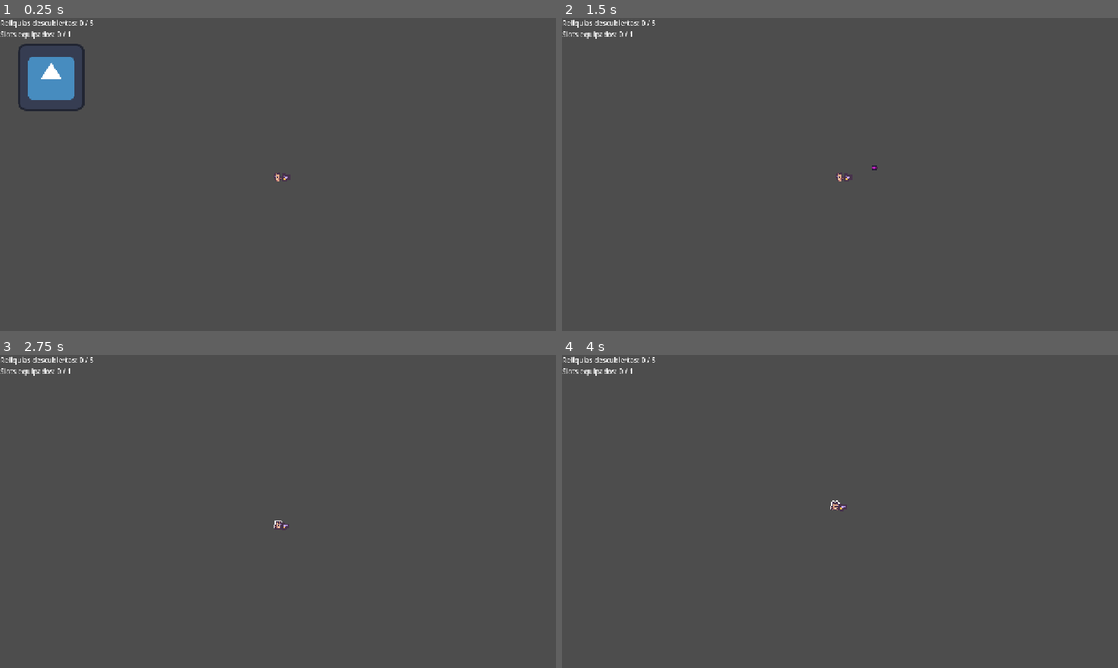
Above: before the commit, frames 1-4 (two rows, left to right).
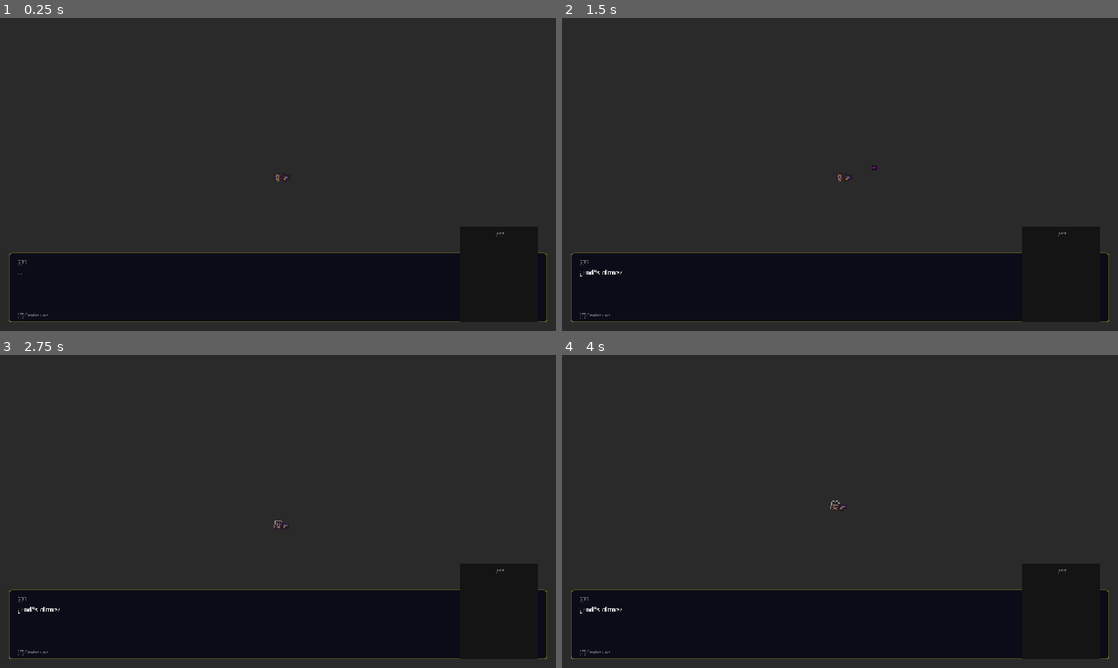
Above: after the commit, the same moments.

Repository: Aigen1111/ReliquiasPerdidas
Game: Godot game, scene res://Scenes/Tutorial/Tutorial_Intro.tscn
Two runs of this game, one before a commit and one after it. Both use one fixed random seed, a clock stepped at 60 frames per second and the inputs below. Before the commit the project starts from res://Scenes/Lobby.tscn. The engine's default icon, where the game draws it, is replaced by a stand-in: a white triangle on a blue panel in a dark square.
Inputs (mouse positions are in pixels of both pictures, inside the frame that each line leads up to):
- Up to frame 1 (0.25 s): no input
- Up to frame 2 (1.5 s): tap Enter at 0.5 s; move the mouse to (962, 158) at 0.52 s; hold D (move_right) 0.53-1.28 s; hold E (interact) 0.53-1.28 s; move the mouse to (728, 190) at 1.27 s; hold S (move_down) from 1.28 s (still down); click (728, 190) at 1.35 s
- Up to frame 3 (2.75 s): move the mouse to (333, 442) at 2.02 s; release S (move_down) at 2.03 s; hold D (move_right) from 2.03 s (still down); hold Mouse wheel down (mousewheel_down) from 2.03 s (still down)
- Up to frame 4 (4 s): tap Space at 2.75 s; move the mouse to (812, 574) at 2.77 s; release D (move_right) at 2.78 s; release Mouse wheel down (mousewheel_down) at 2.78 s; hold W (move_up) 2.78-3.53 s; tap Mouse wheel up (mousewheel_up) at 2.85 s; move the mouse to (1006, 558) at 3.52 s; hold A (move_left) from 3.53 s (still down); tap Shift (shift) at 3.6 s

The runs differ from the first frame. In frame 1, 100% of the frame differs, in the area x 0-100%, y 0-100%; in frame 2, 100%; in frame 3, 100%; in frame 4, 100%.

Commit message:
feat: tutorial intro scene setup with Sibö dialogue
Sets up Tutorial_Intro.tscn with Player, TileMapLayer and ExitTrigger.
Merges intro and movement zones into one scene — player has full control
while reading Sibö's opening dialogue. Removes Tutorial_Movement as a
separate zone. Tutorial flow is now 4 scenes: Intro → Dash → Shooting
→ Relics.

Next Scene points to Tutorial_Dash.tscn.

Diff:
--- a/Scenes/Tutorial/Tutorial_Intro.gd
+++ b/Scenes/Tutorial/Tutorial_Intro.gd
@@ -1,5 +1,5 @@
-# Tutorial_Intro.gd — Zona 1: Introducción e historia
-# next_scene: res://Scenes/Tutorial/Tutorial_Movement.tscn
+# Tutorial_Intro.gd — Zona 1: Historia + movimiento libre
+# Next Scene: res://Scenes/Tutorial/Tutorial_Dash.tscn
 extends "res://Scenes/Tutorial/TutorialBase.gd"
 
 func _get_intro_lines() -> Array:
@@ -7,8 +7,9 @@
 		"...",
 		"¿Podés oírme?",
 		"Encontraste el collar en Talamanca. Eso no fue accidente.",
+		"Los planos están corrompidos. Necesito tu ayuda para limpiarlos.",
 		"No puedo revelarte quién soy todavía. Hay algo que debés encontrar primero.",
-		"Por ahora... seguí el camino.",
+		"Por ahora... explorá este lugar. Usá WASD para moverte.",
 	]
 
 func _on_intro_finished() -> void:
--- a/Scenes/Tutorial/Tutorial_Intro.tscn
+++ b/Scenes/Tutorial/Tutorial_Intro.tscn
@@ -1,3 +1,42 @@
 [gd_scene format=3 uid="uid://buyvmbrcvqt05"]
 
+[ext_resource type="Script" uid="uid://bb86ywexyqk6r" path="res://Scenes/Tutorial/Tutorial_Intro.gd" id="1_5fyyr"]
+[ext_resource type="PackedScene" uid="uid://wsdxy4neg7q4" path="res://Player/player.tscn" id="2_y4y12"]
+
+[sub_resource type="CircleShape2D" id="CircleShape2D_g4v7s"]
+radius = 32.0
+
 [node name="TutorialIntro" type="Node2D" unique_id=629927419]
+script = ExtResource("1_5fyyr")
+next_scene = "res://Scenes/Tutorial/Tutorial_Dash.tscn"
+
+[node name="TileMapLayer" type="TileMapLayer" parent="." unique_id=516184998]
+
+[node name="Player" parent="." unique_id=591215505 instance=ExtResource("2_y4y12")]
+position = Vector2(598, 616.00006)
+
+[node name="ExitTrigger" type="Area2D" parent="." unique_id=1269927935]
+position = Vector2(594, 106)
+collision_layer = 0
+collision_mask = 2
+
+[node name="CollisionShape2D" type="CollisionShape2D" parent="ExitTrigger" unique_id=1692466664]
+position = Vector2(3, 13)
+shape = SubResource("CircleShape2D_g4v7s")
+
+[node name="ColorRect" type="ColorRect" parent="ExitTrigger" unique_id=441729811]
+offset_left = -24.0
+offset_top = -36.0
+offset_right = 24.0
+offset_bottom = 36.0
+offset_transform_position = Vector2(-24, -36)
+metadata/_edit_use_anchors_ = true
+
+[node name="Label" type="Label" parent="ExitTrigger" unique_id=1368401837]
+offset_left = -20.0
+offset_top = -64.0
+offset_right = 28.0
+offset_bottom = -41.0
+offset_transform_position = Vector2(-24, -36)
+text = "\"...\""
+metadata/_edit_use_anchors_ = true
--- a/Scenes/Tutorial/Tutorial_Movement.gd
+++ /dev/null
@@ -1,13 +0,0 @@
-# Tutorial_Movement.gd — Zona 2: Movimiento
-# next_scene: res://Scenes/Tutorial/Tutorial_Dash.tscn
-extends "res://Scenes/Tutorial/TutorialBase.gd"
-
-func _get_intro_lines() -> Array:
-	return [
-		"Usá WASD o las flechas para moverte.",
-		"El ratón controla hacia dónde apuntás.",
-		"Explorá esta zona y seguí el camino.",
-	]
-
-func _on_intro_finished() -> void:
-	_unlock_exit()
--- a/project.godot
+++ b/project.godot
@@ -11,7 +11,7 @@
 [application]
 
 config/name="Camaron2"
-run/main_scene="uid://ceibylg7ki68p"
+run/main_scene="uid://buyvmbrcvqt05"
 config/features=PackedStringArray("4.7", "Mobile")
 config/icon="res://icon.svg"
 
Not shown, added: Assets/TopDownFantasy_Forest_v1/Crédito.txt
Binary file added: Assets/TopDownFantasy_Forest_v1/TopDownFantasy-Forest/Decorations/Decorations.png
Not shown, added: Assets/TopDownFantasy_Forest_v1/TopDownFantasy-Forest/Decorations/Decorations.png.import
Binary file added: Assets/TopDownFantasy_Forest_v1/TopDownFantasy-Forest/Mockup1.png
Not shown, added: Assets/TopDownFantasy_Forest_v1/TopDownFantasy-Forest/Mockup1.png.import
Binary file added: Assets/TopDownFantasy_Forest_v1/TopDownFantasy-Forest/Mockup2.png
Not shown, added: Assets/TopDownFantasy_Forest_v1/TopDownFantasy-Forest/Mockup2.png.import
Binary file added: Assets/TopDownFantasy_Forest_v1/TopDownFantasy-Forest/Mockup3.png
Not shown, added: Assets/TopDownFantasy_Forest_v1/TopDownFantasy-Forest/Mockup3.png.import
Binary file added: Assets/TopDownFantasy_Forest_v1/TopDownFantasy-Forest/Tiles/Tileset.png
Not shown, added: Assets/TopDownFantasy_Forest_v1/TopDownFantasy-Forest/Tiles/Tileset.png.import
Binary file added: Assets/TopDownFantasy_Forest_v1/TopDownFantasy-Forest/Tiles/Tileset1xPadding.png
(and 3 more such lines)
